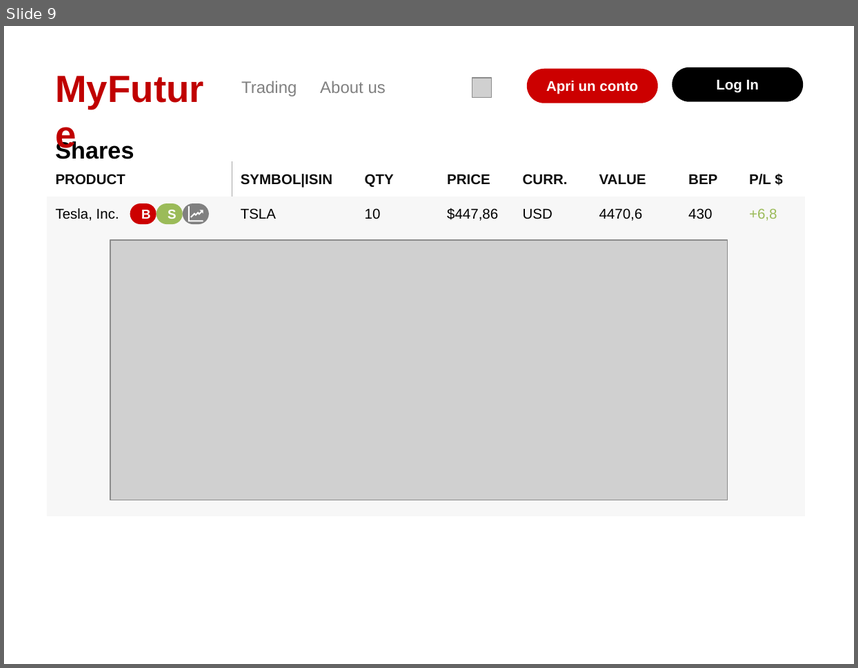
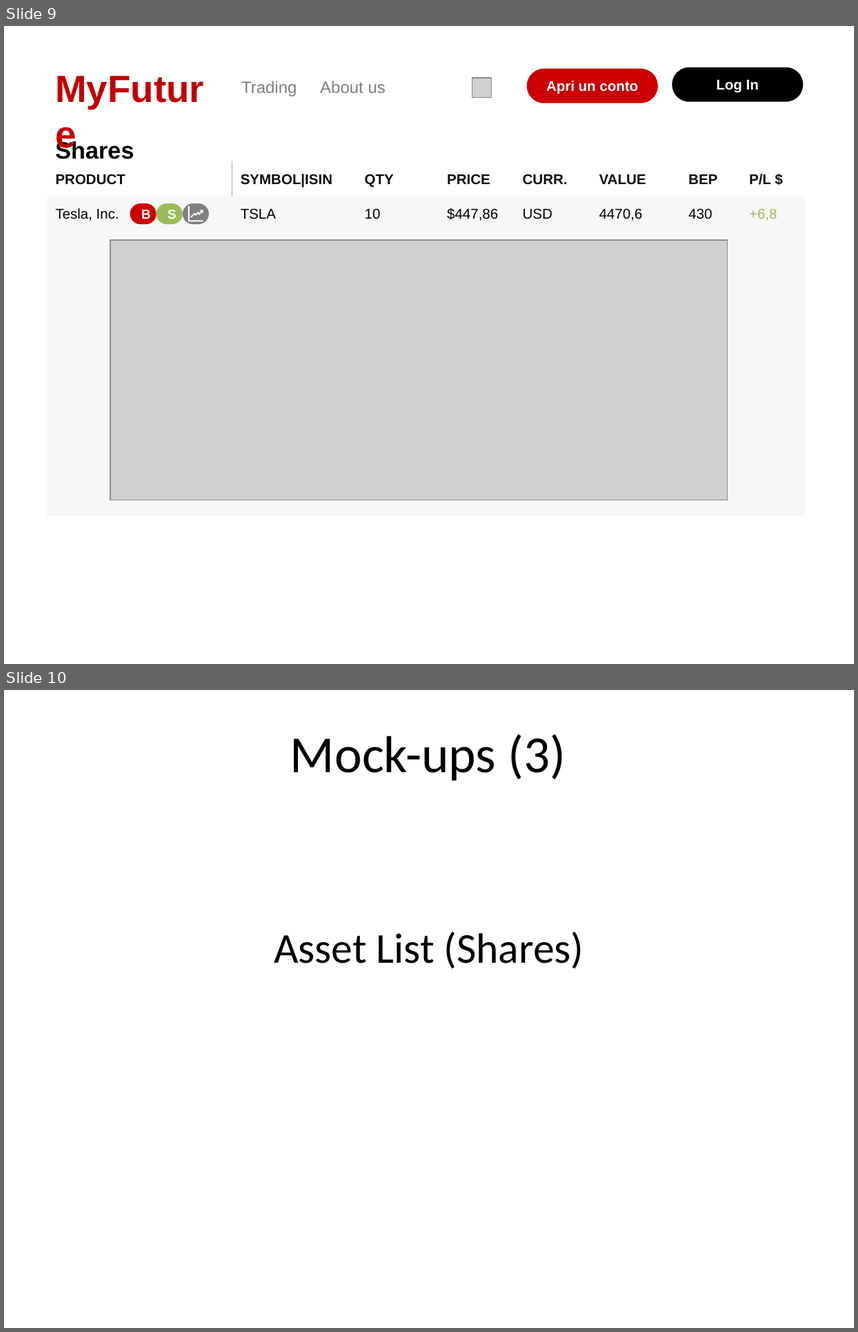
Before and after one commit to Arzazrel/Project_LSMSDB_25, a slide deck: documentation/Project_Design Presentation_MyFuture_Diana.pptx. Shown one above the other, each under a label of ours: slide 9 before the commit, slides 9 and 10 after it. The pictures are 858x668 and 858x1332 pixels, drawn with LibreOffice and Linux fonts; fonts in the diff are those of the drawing; grey boxes stand for pictures; background and template pictures are left out. Boxes give left, top, right and bottom in pixels: in the first picture for what was removed or moved away, otherwise in the second. Text is boxed around its words. In the diff, an @@ line names an element or a change of style, - is before the commit and + after.

```diff
--- a/documentation/Project_Design Presentation_MyFuture_Diana.pptx
+++ b/documentation/Project_Design Presentation_MyFuture_Diana.pptx
@@ slide 10 added at (x1=4, y1=690, x2=854, y2=1328), background #FFFFFF @@
@@ title added at (x1=290, y1=734, x2=566, y2=780), 44 pt, text #000000 @@
+Mock-ups (3)
@@ text added at (x1=274, y1=931, x2=584, y2=969), 36 pt, text #000000 @@
+Asset List (Shares)
```
Also in this commit, not shown: 3 other slides added, 1 other file.
